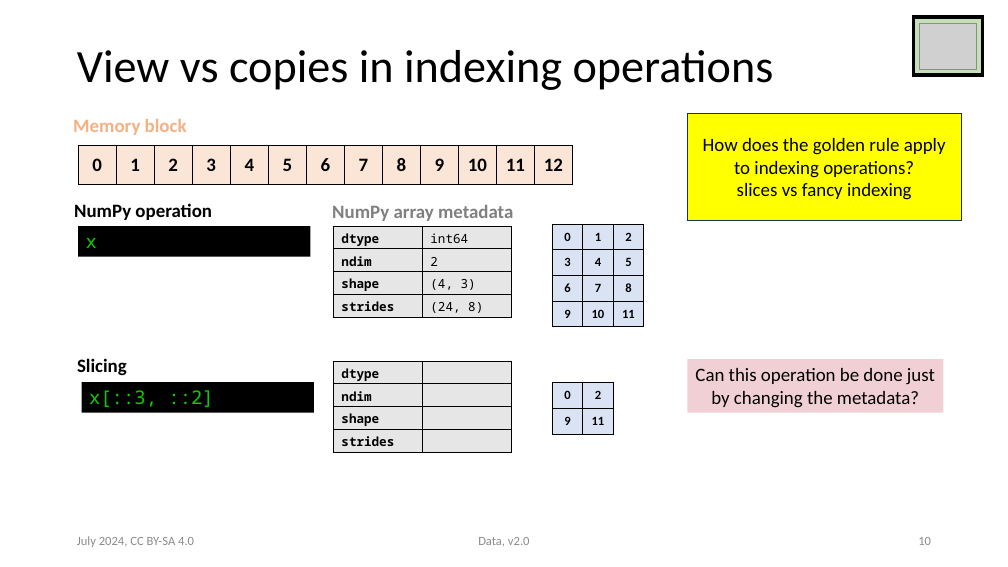
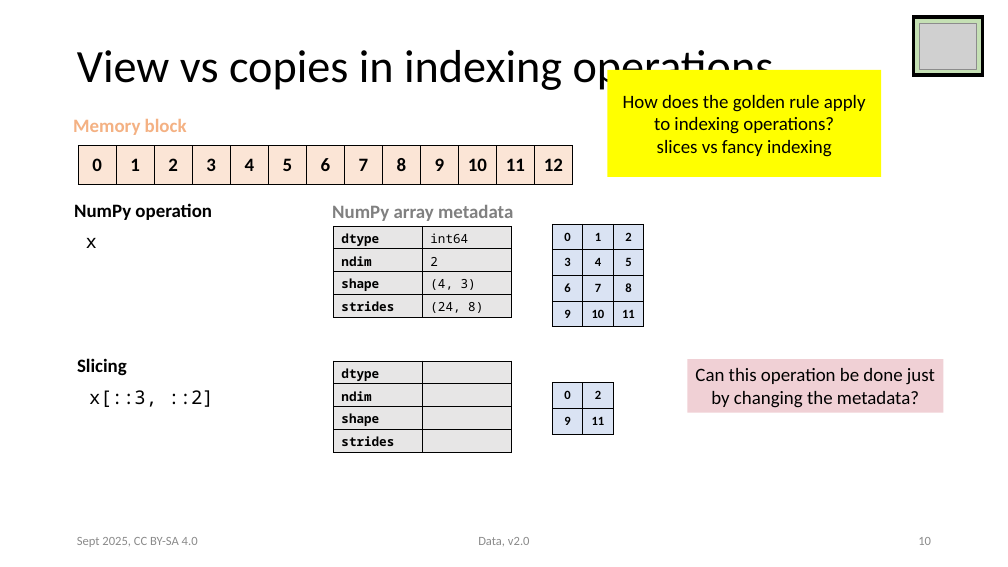
Before and after one commit to victoris93/data_class, a slide deck: slide 10 of numpy.pptx. Drawn at 1008x567 pixels with LibreOffice and Linux fonts; fonts in the diff are those of the drawing; grey boxes stand for pictures. Boxes give left, top, right and bottom in pixels: in the first picture for what was removed or moved away, otherwise in the second. Text is boxed around its words. In the diff, an @@ line names an element or a change of style, - is before the commit and + after.

```diff
--- a/numpy.pptx
+++ b/numpy.pptx
@@ rectangle "How does the golden rule ...": place and size @@
-rectangle "How does the golden rule ..." at (687, 113, 961, 221)
+rectangle "How does the golden rule ..." at (607, 70, 881, 177)
@@ rectangle "How does the golden rule ..." at (607, 70, 881, 177): outline #1E3256 1 pt to none @@
@@ text "x": place and size @@
-text "x" at (79, 226, 311, 256)
+text "x" at (86, 238, 97, 248)
@@ text "x" at (86, 238, 97, 248): text colour #0ECC00 to #000000; fill #000000 to none @@
@@ text "x[::3, ::2]": place and size @@
-text "x[::3, ::2]" at (82, 382, 314, 412)
+text "x[::3, ::2]" at (89, 390, 213, 407)
@@ text "x[::3, ::2]" at (89, 390, 213, 407): text colour #0ECC00 to #000000; fill #000000 to none @@
@@ text at (77, 537, 198, 547): text changed @@
-July 2024, CC BY-SA 4.0
+Sept 2025, CC BY-SA 4.0
```
Also in this commit, not shown: 27 other slides changed.
